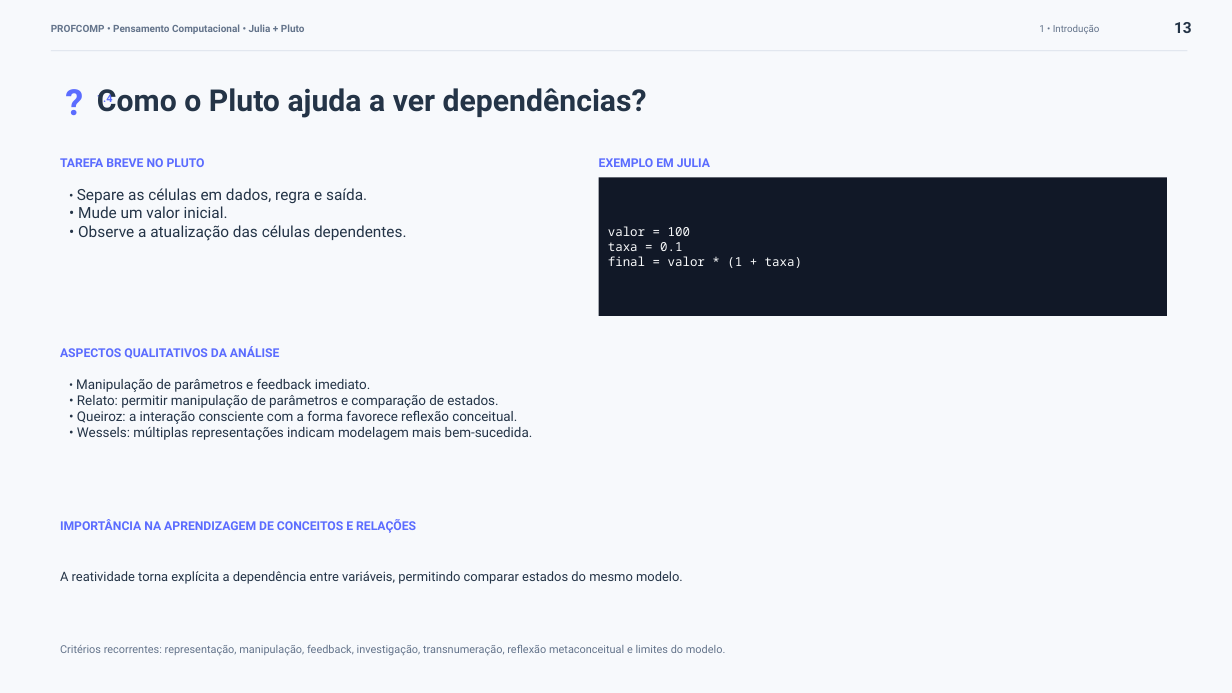
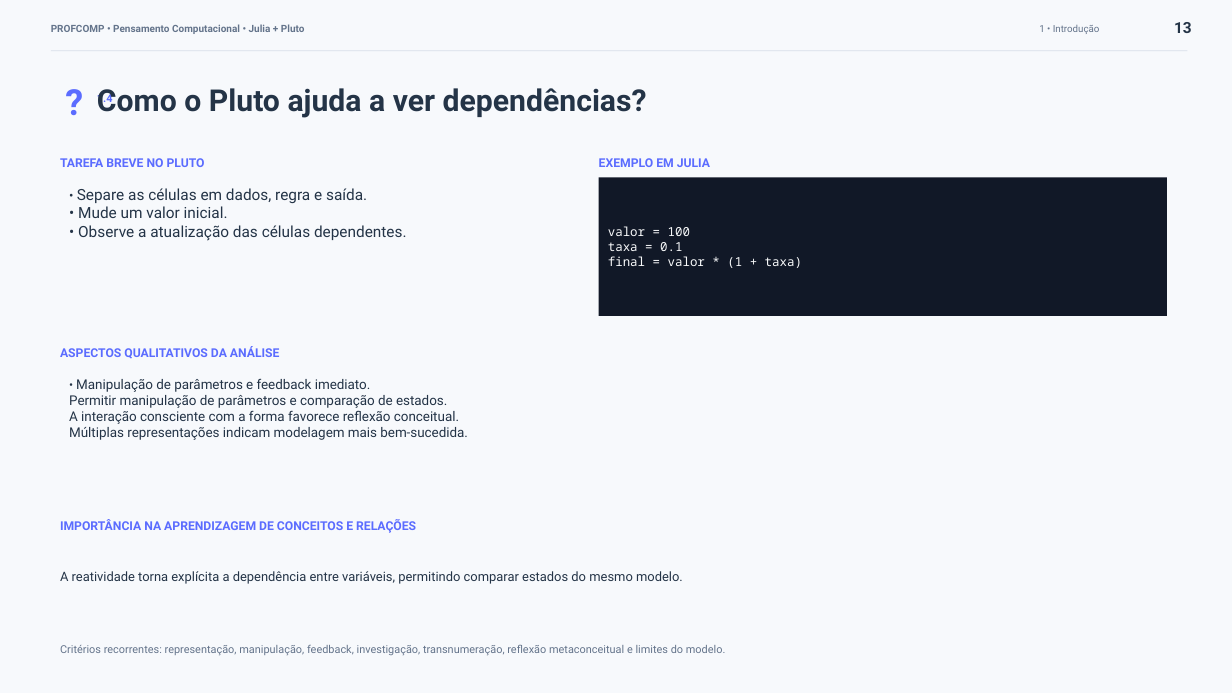
Before and after one commit to anaemilia/pensamento-computacional, a slide deck: slide 13 of Aula01_Introducao_a_Computacao_e_ao_Pensamento_Computacional/Aula01_Teoria-19-08-26.pptx. Drawn at 1232x693 pixels with LibreOffice and Linux fonts; fonts in the diff are those of the drawing. Boxes give left, top, right and bottom in pixels: in the first picture for what was removed or moved away, otherwise in the second. Text is boxed around its words. In the diff, an @@ line names an element or a change of style, - is before the commit and + after.

```diff
--- a/Aula01_Introducao_a_Computacao_e_ao_Pensamento_Computacional/Aula01_Teoria-19-08-26.pptx
+++ b/Aula01_Introducao_a_Computacao_e_ao_Pensamento_Computacional/Aula01_Teoria-19-08-26.pptx
@@ text at box(69, 395, 468, 440): text changed @@
-• Relato: permitir manipulação de parâmetros e comparação de estados.
-• Queiroz: a interação consciente com a forma favorece reflexão conceitual.
-• Wessels: múltiplas representações indicam modelagem mais bem-sucedida.
+Permitir manipulação de parâmetros e comparação de estados.
+A interação consciente com a forma favorece reflexão conceitual.
+Múltiplas representações indicam modelagem mais bem-sucedida.
```
Also in this commit, not shown: 10 other slides changed, 7 other files.
